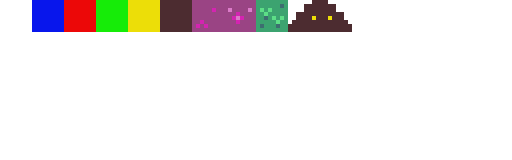
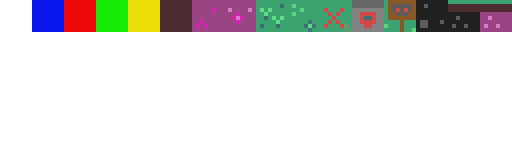
Layered file, before and after one edit (512 × 160). Changes by layer:
painted on "colors" over [288, 0, 512, 32]
